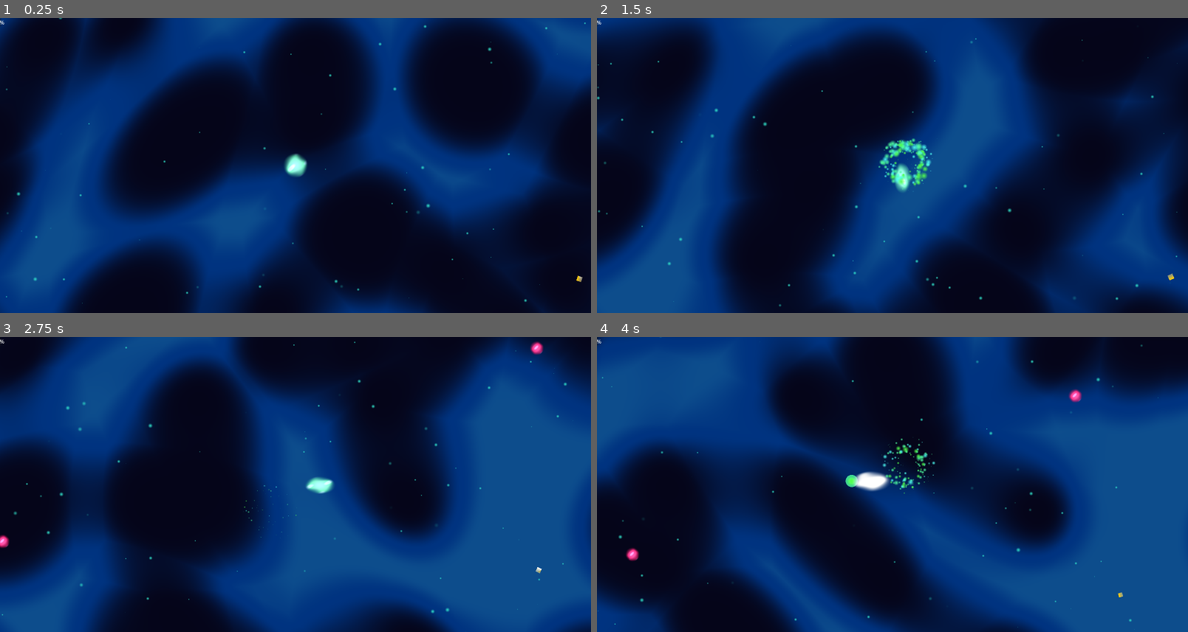
Above: before the commit, frames 1-4 (two rows, left to right).
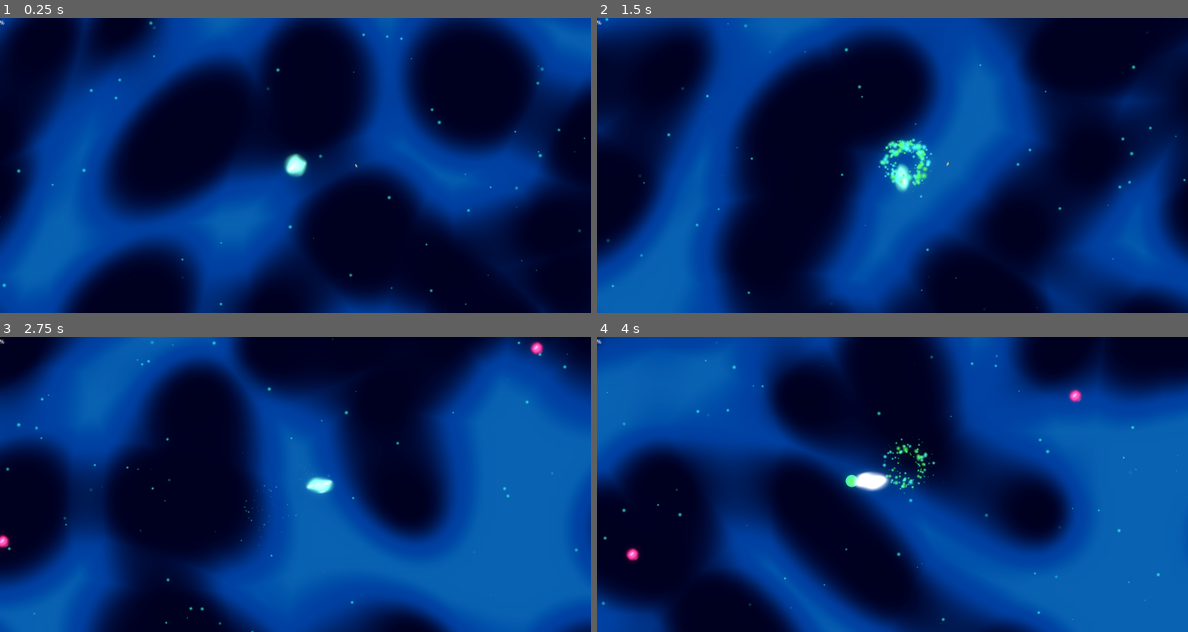
Above: after the commit, the same moments.

Repository: vinids86/aliensurvivors
Game: Godot game, scene res://scenes/game_manager.tscn
Two runs of this game, one before a commit and one after it. Both use one fixed random seed, a clock stepped at 60 frames per second and the inputs below. The engine's default icon, where the game draws it, is replaced by a stand-in: a white triangle on a blue panel in a dark square. Sound files missing from this copy of the repository are replaced by a short silence.
Inputs (mouse positions are in pixels of both pictures, inside the frame that each line leads up to):
- Up to frame 1 (0.25 s): no input
- Up to frame 2 (1.5 s): tap Enter (ui_accept) at 0.5, 0.77 s; move the mouse to (1022, 150) at 0.52 s; hold Right (ui_right) 0.53-1.28 s; click (1022, 150) at 0.67 s; move the mouse to (774, 180) at 1.27 s; hold Down (ui_down) from 1.28 s (still down)
- Up to frame 3 (2.75 s): tap Enter (ui_accept) at 1.52 s; move the mouse to (354, 419) at 2.02 s; release Down (ui_down) at 2.03 s; hold Right (ui_right) from 2.03 s (still down)
- Up to frame 4 (4 s): move the mouse to (862, 543) at 2.77 s; release Right (ui_right) at 2.78 s; hold Up (ui_up) 2.78-3.53 s; click (862, 543) at 2.92 s; tap Enter (ui_accept) at 3.02, 3.77 s; move the mouse to (1069, 528) at 3.52 s; hold Left (ui_left) from 3.53 s (still down)

The runs differ from the first frame. In frame 1, 34% of the frame differs, in the area x 0-100%, y 0-100%; in frame 2, 39%; in frame 3, 54%; in frame 4, 51%.

Commit message:
collect xp

Diff:
--- a/resources/xp_gem.tres
+++ b/resources/xp_gem.tres
@@ -6,5 +6,5 @@
 
 [resource]
 gradient = SubResource("Gradient_srbn3")
-width = 16
-height = 16
+width = 8
+height = 8
--- a/scenes/basic_enemy.tscn
+++ b/scenes/basic_enemy.tscn
@@ -1,6 +1,7 @@
-[gd_scene load_steps=7 format=3 uid="uid://de6v0qxua2cuo"]
+[gd_scene load_steps=8 format=3 uid="uid://de6v0qxua2cuo"]
 
 [ext_resource type="Script" uid="uid://cala3b8irouy" path="res://scripts/basic_enemy.gd" id="1_md22f"]
+[ext_resource type="PackedScene" uid="uid://bblqterm66oas" path="res://scenes/xp_gem.tscn" id="2_cuegt"]
 [ext_resource type="Texture2D" uid="uid://cl5c57oibjf8x" path="res://icon.svg" id="2_fn5nn"]
 
 [sub_resource type="Shader" id="Shader_cuegt"]
@@ -57,6 +58,8 @@
 collision_mask = 9
 script = ExtResource("1_md22f")
 max_health = 10.0
+xp_value = 1.0
+xp_gem_scene = ExtResource("2_cuegt")
 
 [node name="Visuals" type="Node2D" parent="."]
 
--- a/scenes/game_manager.tscn
+++ b/scenes/game_manager.tscn
@@ -17,6 +17,11 @@
 shader_parameter/time_scale = 0.5
 shader_parameter/distortion_strength = 0.05
 shader_parameter/tile_scale = 4.0
+
+[sub_resource type="Environment" id="Environment_jdad8"]
+background_mode = 3
+glow_enabled = true
+glow_bloom = 0.4
 
 [node name="GameManager" type="Node"]
 script = ExtResource("1_udu3i")
@@ -40,7 +45,7 @@
 [node name="LootContainer" type="Node2D" parent="World"]
 
 [node name="XPGem" parent="World/LootContainer" instance=ExtResource("3_jdad8")]
-position = Vector2(865, 346)
+position = Vector2(185, 1)
 
 [node name="Player" parent="World" instance=ExtResource("3_eaq8r")]
 
@@ -75,3 +80,6 @@
 enemy_scene = ExtResource("4_ternb")
 player_ref = NodePath("../World/Player")
 enemies_container = NodePath("../World/EnemiesContainer")
+
+[node name="WorldEnvironment" type="WorldEnvironment" parent="."]
+environment = SubResource("Environment_jdad8")
--- a/scenes/xp_gem.tscn
+++ b/scenes/xp_gem.tscn
@@ -1,12 +1,12 @@
-[gd_scene load_steps=9 format=3 uid="uid://bblqterm66oas"]
+[gd_scene load_steps=13 format=3 uid="uid://bblqterm66oas"]
 
 [ext_resource type="Script" uid="uid://c3fiu57c13d3q" path="res://scripts/xp_gem.gd" id="1_2i32e"]
 [ext_resource type="Shader" uid="uid://c7fcjm6r5wpe" path="res://shadders/item_shine.gdshader" id="2_rri22"]
 [ext_resource type="Texture2D" uid="uid://08ubmo2xapc0" path="res://resources/xp_gem.tres" id="3_u4g2w"]
-[ext_resource type="AudioStream" uid="uid://mwcmjqb6obng" path="res://sfx/coin-pickup.wav" id="4_gsjha"]
+[ext_resource type="AudioStream" uid="uid://bo8kugfjym48n" path="res://sfx/Gem.wav" id="4_rri22"]
 
 [sub_resource type="CircleShape2D" id="CircleShape2D_2i32e"]
-radius = 8.0
+radius = 6.0
 
 [sub_resource type="ShaderMaterial" id="ShaderMaterial_f76uh"]
 shader = ExtResource("2_rri22")
@@ -21,6 +21,23 @@
 [sub_resource type="Gradient" id="Gradient_p1i3k"]
 colors = PackedColorArray(1, 1, 1, 0, 1, 1, 1, 1)
 
+[sub_resource type="Gradient" id="Gradient_rri22"]
+interpolation_mode = 2
+colors = PackedColorArray(1, 1, 0.431373, 1, 1, 1, 1, 0)
+
+[sub_resource type="GradientTexture2D" id="GradientTexture2D_u4g2w"]
+gradient = SubResource("Gradient_rri22")
+width = 2
+height = 2
+fill = 1
+
+[sub_resource type="Curve" id="Curve_rri22"]
+_data = [Vector2(0, 0.520532), 0.0, 0.0, 0, 0, Vector2(1, 0), 0.0, 0.0, 0, 0]
+point_count = 2
+
+[sub_resource type="Gradient" id="Gradient_u4g2w"]
+colors = PackedColorArray(1, 0.8, 0, 1, 1, 1, 1, 0)
+
 [node name="XPGem" type="Area2D" node_paths=PackedStringArray("sprite_ref", "particles_ref", "audio_ref")]
 collision_layer = 16
 script = ExtResource("1_2i32e")
@@ -33,12 +50,13 @@
 
 [node name="Sprite2D" type="Sprite2D" parent="."]
 material = SubResource("ShaderMaterial_f76uh")
-rotation = 0.785398
+rotation = 1.22173
+skew = -0.872665
 texture = ExtResource("3_u4g2w")
 
 [node name="CollectParticles" type="CPUParticles2D" parent="."]
 emitting = false
-amount = 16
+amount = 100
 lifetime = 0.6
 one_shot = true
 explosiveness = 1.0
@@ -50,5 +68,14 @@
 color_ramp = SubResource("Gradient_p1i3k")
 
 [node name="CollectSound" type="AudioStreamPlayer2D" parent="."]
-stream = ExtResource("4_gsjha")
+stream = ExtResource("4_rri22")
 bus = &"SFX"
+
+[node name="AuraParticles" type="CPUParticles2D" parent="."]
+amount = 20
+texture = SubResource("GradientTexture2D_u4g2w")
+emission_shape = 1
+emission_sphere_radius = 10.0
+gravity = Vector2(0, -20)
+scale_amount_curve = SubResource("Curve_rri22")
+color_ramp = SubResource("Gradient_u4g2w")
--- a/scripts/basic_enemy.gd
+++ b/scripts/basic_enemy.gd
@@ -1,8 +1,7 @@
 class_name BasicEnemy extends CharacterBody2D
 
 ## Inimigo "Kamikaze" Básico.
-## Comportamento: Persegue, Ataca e Recua no impacto (Bounce).
-## Arquitetura: CharacterBody2D com Area2D para trigger de ataque.
+## Comportamento: Persegue -> Ataca (Recoil) -> Morre e Dropa Loot.
 
 # --- CONFIGURAÇÃO ---
 @export_group("Stats")
@@ -13,8 +12,11 @@
 
 @export_group("Combat")
 @export var attack_cooldown: float = 1.0
-@export var push_force_on_player: float = 400.0  # Força aplicada no Player
-@export var recoil_force: float = 300.0          # Força aplicada em si mesmo (Recuo)
+@export var push_force_on_player: float = 400.0
+@export var recoil_force: float = 300.0
+
+@export_group("Loot")
+@export var xp_gem_scene: PackedScene # Arraste a cena xp_gem.tscn aqui
 
 # --- REFERÊNCIAS ---
 @export_group("References")
@@ -50,20 +52,17 @@
 		_original_color = _material_ref.get_shader_parameter("base_color")
 
 func _physics_process(delta: float) -> void:
-	# 1. Movimento e Decaimento de Knockback
 	_handle_movement(delta)
-
-	# 2. Lógica de Ataque
 	_handle_attack_logic(delta)
 
 func _handle_movement(delta: float) -> void:
 	if _player_ref:
 		var direction = (_player_ref.global_position - global_position).normalized()
 
-		# Se o knockback for forte, perde controle do movimento (fica atordoado)
+		# Perde controle sob knockback forte
 		var control_factor = 1.0
 		if _knockback_velocity.length() > 50.0:
-			control_factor = 0.1 # Quase zero controle durante o recuo
+			control_factor = 0.1
 
 		velocity = (direction * move_speed * control_factor) + _knockback_velocity
 	else:
@@ -71,7 +70,6 @@
 
 	move_and_slide()
 
-	# Decaimento suave da inércia (Friction)
 	if _knockback_velocity.length_squared() > 10.0:
 		_knockback_velocity = _knockback_velocity.lerp(Vector2.ZERO, 8.0 * delta)
 
@@ -91,15 +89,12 @@
 				break
 
 func _execute_attack(target: PlayerController) -> void:
-	# 1. Causa dano e empurra o Player
 	target.take_damage(damage, self, push_force_on_player)
 
-	# 2. Empurra a SI MESMO para trás (Recuo/Bounce)
-	# A direção é: Posição do Inimigo - Posição do Player (vetor saindo do player)
+	# Recuo
 	var recoil_dir = (global_position - target.global_position).normalized()
 	apply_knockback(recoil_dir * recoil_force)
 
-	# 3. Reinicia cooldown
 	_current_attack_cooldown = attack_cooldown
 
 # --- INTERFACE PÚBLICA ---
@@ -110,7 +105,6 @@
 	if _current_health <= 0:
 		die()
 
-## Aplica uma força física externa (ex: golpe do player ou seu próprio recuo)
 func apply_knockback(force: Vector2) -> void:
 	_knockback_velocity = force
 
@@ -124,6 +118,14 @@
 		)
 
 func die() -> void:
-	if _player_ref:
-		_player_ref.add_xp(xp_value)
+	# DROP DE LOOT
+	if xp_gem_scene:
+		var gem = xp_gem_scene.instantiate()
+		gem.global_position = global_position
+		gem.xp_amount = xp_value # Passa o valor do inimigo para a gema
+
+		# Adiciona à raiz para não ser deletado junto com o inimigo
+		# Usamos call_deferred para evitar travamentos de física durante a troca de frame
+		get_tree().root.call_deferred("add_child", gem)
+
 	queue_free()
Not shown: 1 places in scenes/game_manager.tscn that only renumber resources
Not shown, added: sfx/Gem.wav.import
Not shown, added: sfx/Gem.wav
